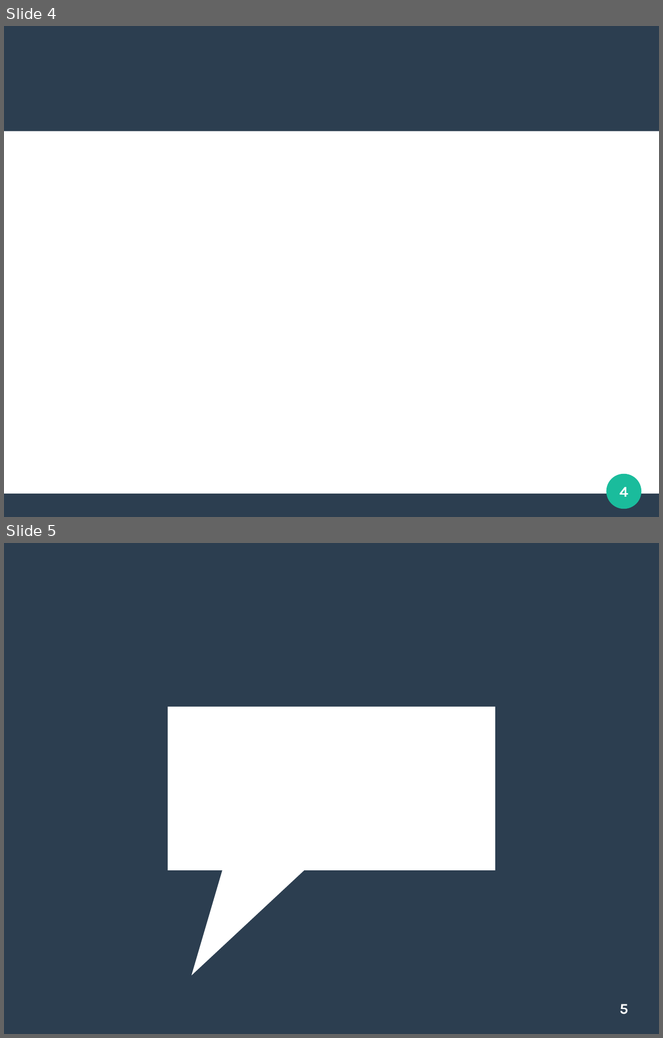
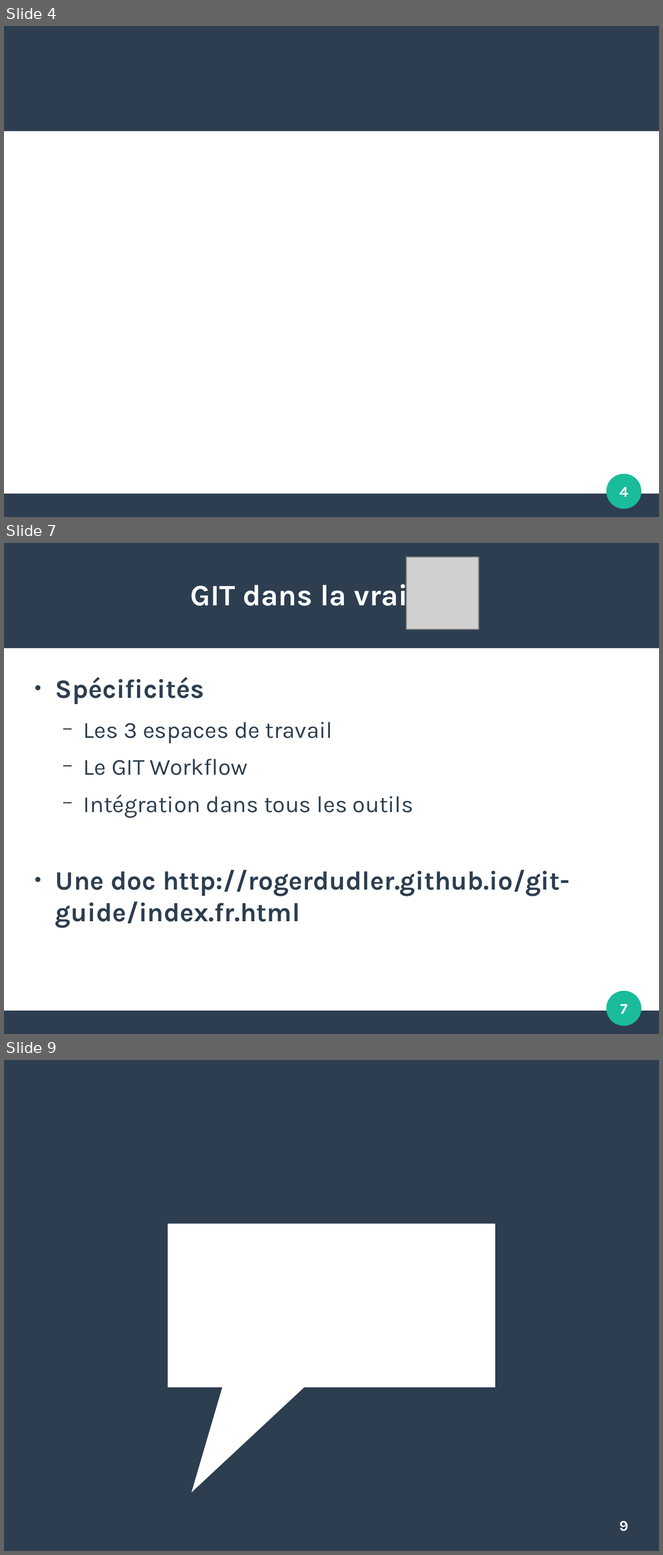
Before and after one commit to FAbOnGitHub/IntroductionGitLab, a slide deck: 20181008_initiation_GitLab_FM.odp. Shown one above the other, each under a label of ours: slides 4 and 5 before the commit, slides 4, 7 and 9 after it; the slides between them are not shown. The pictures are 663x1038 and 663x1555 pixels, drawn with LibreOffice and Linux fonts; fonts in the diff are those of the drawing; grey boxes stand for pictures; background and template pictures are left out. Boxes give left, top, right and bottom in pixels: in the first picture for what was removed or moved away, otherwise in the second. Text is boxed around its words. In the diff, an @@ line names an element or a change of style, - is before the commit and + after.

```diff
--- a/20181008_initiation_GitLab_FM.odp
+++ b/20181008_initiation_GitLab_FM.odp
@@ slide 7 added at <box>4,543,659,1034</box>, background #FFFFFF; not listed: 3 template elements that a slide beside it also shows @@
@@ picture added at <box>406,557,479,630</box> @@
@@ title added at <box>191,579,424,613</box>, 36 pt, text #FFFFFF, bold @@
+GIT dans la vraie vie
@@ text added at <box>55,677,570,928</box>, 32 pt, text #2C3E50, bold @@
+● Spécificités
+  − Les 3 espaces de travail
+  − Le GIT Workflow
+  − Intégration dans tous les outils
+● Une doc http://rogerdudler.github.io/git-guide/index.fr.html
@@ page number added at <box>620,1004,627,1014</box>, 18 pt, text #FFFFFF, bold @@
+7
@@ what was slide 5 is now slide 9 @@
@@ page number at <box>620,1521,629,1532</box>: text changed @@
-5
+9
```
Also in this commit, not shown: 3 slides changed, 5 other slides added.
